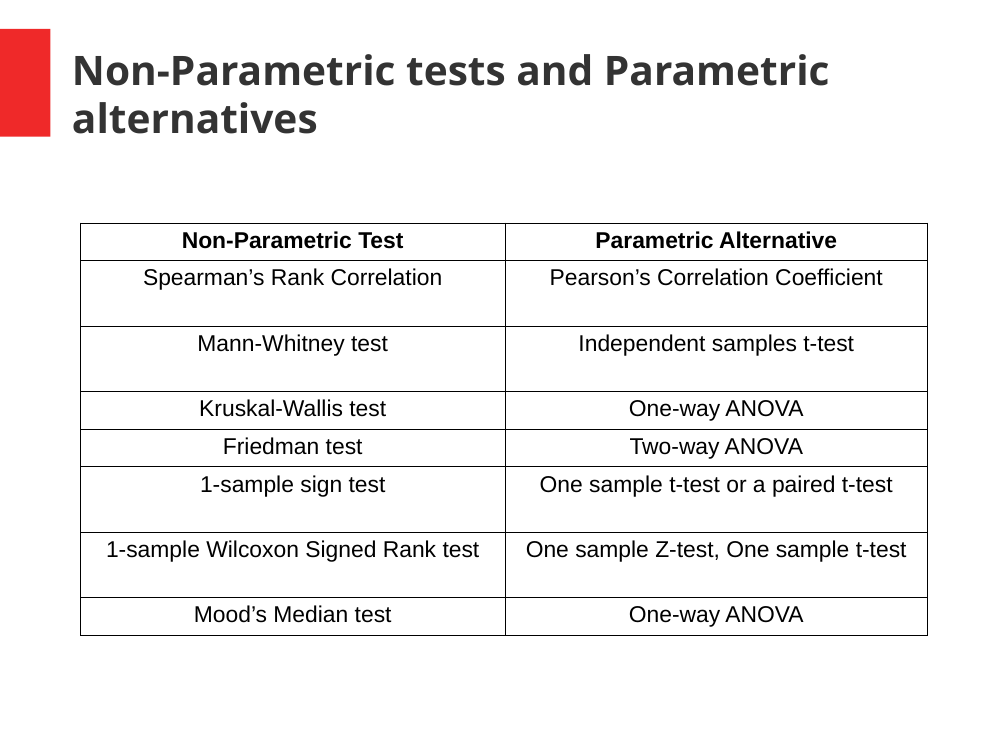
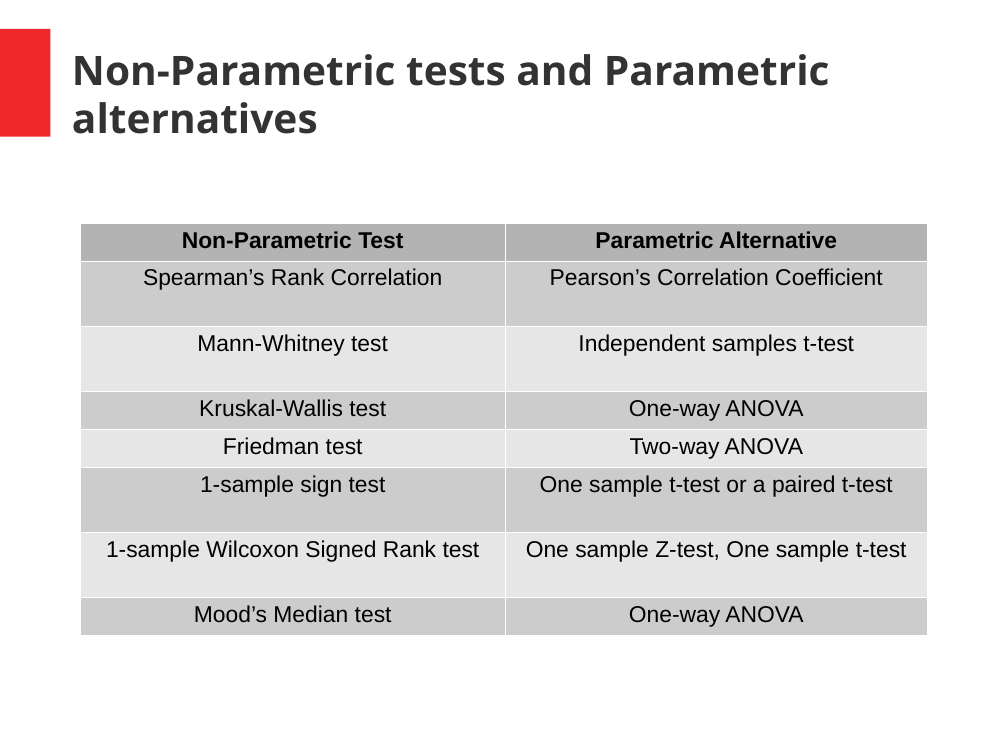
Before and after one commit to manrajoc/LSA-and-SAT, a slide deck: slide 14 of Presentation 1.odp. Drawn at 1008x756 pixels with LibreOffice and Linux fonts; fonts in the diff are those of the drawing. Boxes give left, top, right and bottom in pixels: in the first picture for what was removed or moved away, otherwise in the second. Text is boxed around its words. In the diff, an @@ line names an element or a change of style, - is before the commit and + after.

```diff
--- a/Presentation 1.odp
+++ b/Presentation 1.odp
@@ table at <box>80,223,928,636</box> @@
@@ fill none to #B3B3B3 in row 1 @@
@@ fill none to #CCCCCC in 8 cells @@
@@ fill none to #E6E6E6 in 6 cells @@
@@ borders changed @@
```
Also in this commit, not shown: 1 other slide changed.
